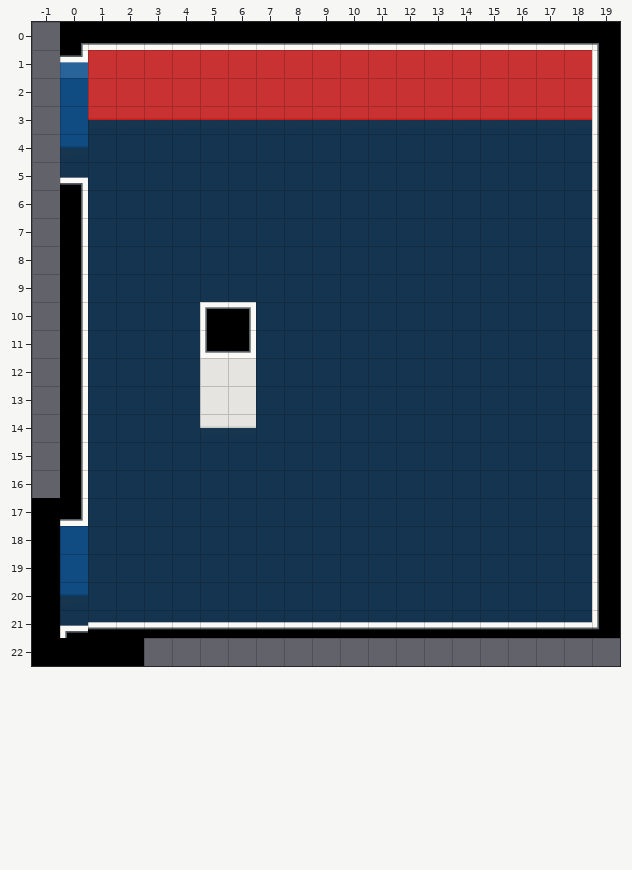
Two states of a Tiled map, LCB_Map/data/maps/main_3_room2.tmx. The first picture shows the starting point.
Cells are 64x64 px. Shown: x -1..19, y 0..22. The old version is drawn lined up with the new one.
The result:
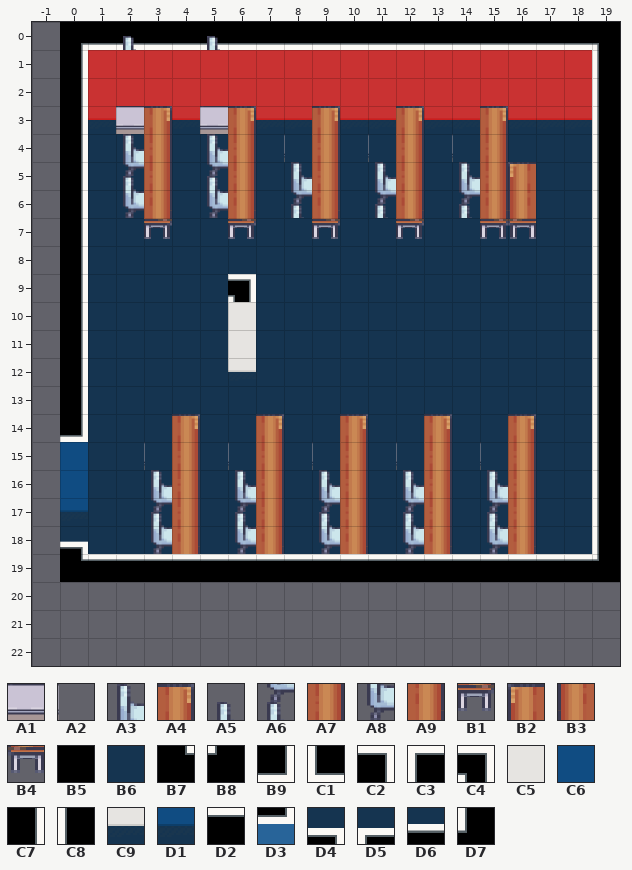
Key: from "LCB_furnishing": A1 168, A2 169, A3 188, A4 189, A5 206, A6 207, A7 208, A8 226, A9 227, B1 246, B2 265, B3 303, B4 322; from "LCB_indoor": B5 0, B6 23, B7 35, B8 36, B9 62, C1 63, C2 87, C3 88, C4 112, C5 177, C6 187, C7 210, C8 214, C9 227, D1 237, D2 287, D3 330, D4 500, D5 504, D6 529, D7 530.
__ is an empty cell.
Tiles of an added or newly shown layer are drawn over the layers below it.
What changed:
map size 35x32 -> 20x20 cells (old content now starts at -10,-8; both pictures use the new coordinates)
Layer "Floor":
Tile B6 replaces tile C1 in row 11 at x 5.
Tile B6 replaces tile C3 in row 10 at x 5.
Tile B6 replaces tile C5 in row 12 at x 5; in row 13 at x 5 to 6.
Tile B6 replaces tile C9 in row 14 at x 5 to 6.
Tile B7 replaces tile C6 in row 19 at x 0.
Tile B8 replaces tile C8 in row 19 at x 19.
Tile B9 replaces tile C7 in row 14 at x 0.
Tile C4 replaces tile B6 in row 9 at x 6.
Tile C5 replaces tile B9 in row 11 at x 6.
Tile C5 replaces tile C2 in row 10 at x 6.
Tile C6 replaces tile C7 in rows 15 to 16 at x 0.
Tile C7 replaces tile C6 in rows 2 to 3 at x 0.
Tile C7 replaces tile D1 in row 4 at x 0.
Tile C7 replaces tile D3 in row 1 at x 0.
Tile C7 replaces tile D4 in row 5 at x 0.
Tile C9 replaces tile C5 in row 12 at x 6.
Tile D1 replaces tile B9 in row 17 at x 0.
Tile D2 replaces tile B6 in row 19 at x 1 to 18.
Tile D4 replaces tile C6 in row 18 at x 0.
The edit erases tile B5 in rows 17 to 21 at x -1; in row 22 at x -1 to 2.
The edit erases tile B6 in row 20 at x 1 to 18.
The edit erases tile C8 in row 20 at x 19.
The edit erases tile D1 in row 20 at x 0.
The edit erases tile D5 in row 21 at x 0.
The edit erases tile D6 in row 21 at x 1 to 18.
The edit erases tile D7 in row 21 at x 19.
Layer "Furnishing" (added):
Tile A1 is added in row 3 at x 2 and 5.
Tile A2 is added in row 4 at x 8, 11 and 14; in row 15 at x 3, 6, 9, 12 and 15.
Tile A3 is added in row 4 at x 2 and 5; in row 5 at x 8, 11 and 14; in row 16 at x 3, 6, 9, 12 and 15.
Tile A4 is added in row 3 at x 3, 6, 9, 12 and 15; in row 14 at x 4, 7, 10, 13 and 16.
Tile A5 is added in row 0 at x 2 and 5.
Tile A6 is added in row 5 at x 2 and 5; in row 6 at x 8, 11 and 14; in row 17 at x 3, 6, 9, 12 and 15.
Tile A7 is added in rows 4 to 5 at x 3, 6, 9, 12 and 15; in rows 15 to 17 at x 4, 7, 10, 13 and 16.
Tile A8 is added in row 6 at x 2 and 5; in row 18 at x 3, 6, 9, 12 and 15.
Tile A9 is added in row 6 at x 3, 6, 9, 12 and 15; in row 18 at x 4, 7, 10, 13 and 16.
Tile B1 is added in row 7 at x 3, 6, 9, 12 and 15.
Tile B2 is added in row 5 at x 16.
Tile B3 is added in row 6 at x 16.
Tile B4 is added in row 7 at x 16.
